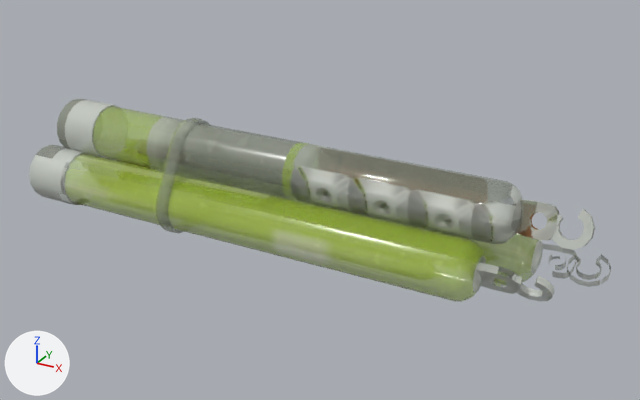
The FBX model art/finds/lights/out/GlowSticks.fbx as it was, and as the next commit left it.
One viewpoint serves both versions: a camera (50 mm lens) standing at (0.427, -0.727, 0.422) and looking at (0.021, 0.011, 0.053). Arrows for +X, +Y and +Z are at lower left; the lights stay in place. The older version comes first.

Objects in the first picture: 'GlowSticks_Band', 'GlowSticks_Stick1', 'GlowSticks_Stick1Tip', 'GlowSticks_Stick2', 'GlowSticks_Stick3'.
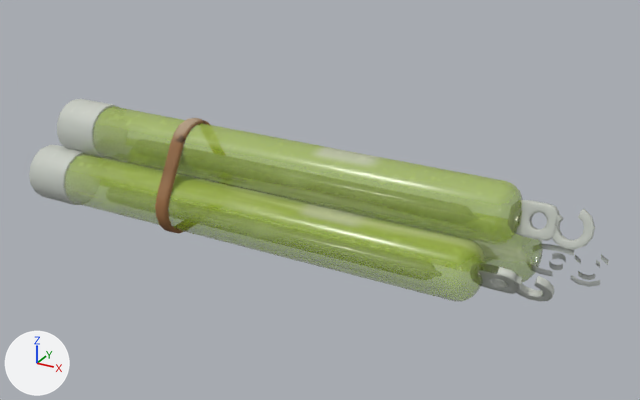
Boxes (x1, y1, x2, y2) around the edits, measured in the pictures (640 x 400 px):
'GlowSticks_Stick2', reshaped: before (29, 145, 554, 302); after (29, 145, 270, 240)
'GlowSticks_Stick2Tip', added (green): after (252, 195, 554, 301)
'GlowSticks_Stick3', reshaped: before (89, 138, 611, 287); after (95, 138, 312, 204)
'GlowSticks_Stick3Tip', added (green): after (311, 197, 609, 287)
part 1 of me_glowsticks_band, surface changed: before (156, 118, 210, 233); after (155, 118, 232, 233)
part 2 of me_glowsticks_stick1tip, surface changed (grey to green): before (290, 142, 595, 250); after (283, 142, 595, 250)
part 3 of me_glowsticks_stick3, deleted: before (542, 244, 577, 279)
part 4 of me_glowsticks_stick3, deleted: before (567, 254, 611, 287)
part 5 of me_glowsticks_stick3, deleted (green): before (157, 168, 543, 275)
part 6 of me_glowsticks_stick3, added (mostly hidden): after (128, 149, 312, 204)
part 7 of me_glowsticks_stick2, deleted: before (475, 263, 517, 294)
part 8 of me_glowsticks_stick2, deleted (green): before (66, 156, 486, 302)
part 9 of me_glowsticks_stick2, added (green): after (69, 154, 270, 240)
part 10 of me_glowsticks_stick2, surface changed (lighter): before (34, 145, 98, 205); after (34, 145, 112, 205)
part 11 of me_glowsticks_stick1, surface changed: (57, 99, 300, 197) in both

What the commit changed:
me_glowsticks_stick2 is used by ob_glowsticks_stick2; location (-0.322, -0.0295, 0.034).
me_glowsticks_stick2 had 442 vertices, 462 faces and spanned x 0.0..0.599, y -0.031..0.031, z -0.031..0.031.
me_glowsticks_stick2 now has 202 vertices, 200 faces and spans x 0.0..0.3, y -0.031..0.031, z -0.031..0.031.
me_glowsticks_stick2 part 7: the loose piece of 80 vertices spanning x 0.524..0.567, y -0.013..0.013, z -0.016..0.016 is deleted.
me_glowsticks_stick2 part 8: 142 vertices removed from x 0.476..0.535, y -0.029..0.029, z -0.029..0.029.
me_glowsticks_stick2 part 9: 26 vertices added at x 0.3, y -0.029..0.029, z -0.029..0.029.
me_glowsticks_stick2 part 10: 174 kept faces spanning x 0.0..0.1, y -0.031..0.031, z -0.031..0.031 get new texture (UV) coordinates.
Other edits to the shape of me_glowsticks_stick2 do not show in these pictures.
me_glowsticks_stick3 is used by ob_glowsticks_stick3; location (-0.286, 0.0295, 0.034).
me_glowsticks_stick3 had 442 vertices, 462 faces and spanned x 0.0..0.599, y -0.031..0.031, z -0.031..0.031.
me_glowsticks_stick3 now has 202 vertices, 200 faces and spans x 0.0..0.3, y -0.031..0.031, z -0.031..0.031.
me_glowsticks_stick3 part 3: the loose piece of 80 vertices spanning x 0.524..0.567, y -0.017..0.017, z -0.009..0.009 is deleted.
me_glowsticks_stick3 part 4: the loose piece of 44 vertices spanning x 0.561..0.599, y -0.019..0.018, z -0.01..0.009 is deleted.
me_glowsticks_stick3 part 5: 142 vertices removed from x 0.476..0.535, y -0.029..0.029, z -0.029..0.029.
me_glowsticks_stick3 part 6: 26 vertices added at x 0.3, y -0.029..0.029, z -0.029..0.029.
me_glowsticks_stick1 has 202 vertices, 200 faces and spans x 0.0..0.3, y -0.031..0.031, z -0.031..0.031.
me_glowsticks_stick1 is used by ob_glowsticks_stick1; location (-0.3, 0.0, 0.0851).
me_glowsticks_stick1 part 11: texture (UV) coordinates of 200 of 200 faces, centred in x 0.0..0.2, y -0.031..0.031, z -0.031..0.031, changed; they spanned u 0.28..0.96, v 0.01..0.89 and now span u 0.01..0.91, v 0.01..0.93.
me_glowsticks_band has 168 vertices, 147 faces and spans x -0.138..-0.122, y -0.063..0.063, z 0.0..0.1191.
me_glowsticks_band is used by ob_glowsticks_band; location (0.0, 0.0, 0.0).
me_glowsticks_band part 1: texture (UV) coordinates of 147 of 147 faces, centred in x -0.1378..-0.1222, y -0.063..0.063, z 0.0..0.1181, changed; they spanned u 0.45..0.79, v 0.01..0.79 and now span u 0.07..0.81, v 0.31..0.81.
me_glowsticks_stick1tip has 292 vertices, 288 faces and spans x 0.0..0.299, y -0.029..0.029, z 0.0..0.059.
me_glowsticks_stick1tip is used by ob_glowsticks_stick1tip; location (0.0, 0.0, 0.0556).
me_glowsticks_stick1tip part 2: texture (UV) coordinates of 288 of 288 faces, centred in x 0.088..0.299, y -0.029..0.029, z 0.001..0.058, changed; they spanned u 0.01..0.99, v 0.01..0.98 and now span u 0.17..0.99, v 0.01..0.98.
Mesh me_glowsticks_stick2tip is new.
It has 292 vertices, 288 faces and spans x 0.0..0.299, y 0.0..0.059, z -0.029..0.029.
It uses material mat_glowsticks_clear.
Mesh me_glowsticks_stick3tip is new.
It has 292 vertices, 288 faces and spans x 0.0..0.299, y -0.059..0.0, z -0.029..0.029.
It uses material mat_glowsticks_clear.
Object 'GlowSticks_Stick2Tip' (ob_glowsticks_stick2tip) is new; it shows me_glowsticks_stick2tip.
Its location is (-0.022, -0.059, 0.034).
Object 'GlowSticks_Stick3Tip' (ob_glowsticks_stick3tip) is new; it shows me_glowsticks_stick3tip.
Its location is (0.014, 0.059, 0.034).
